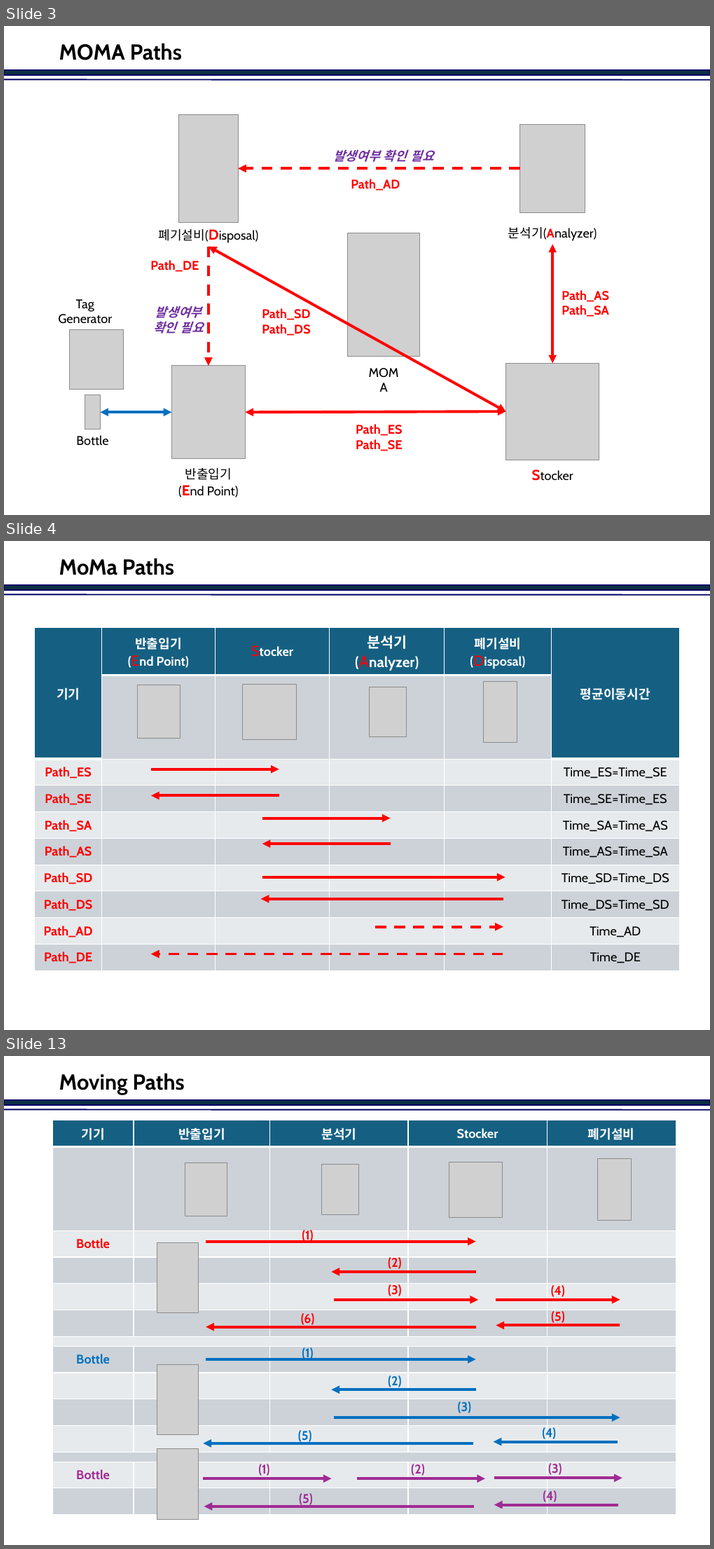
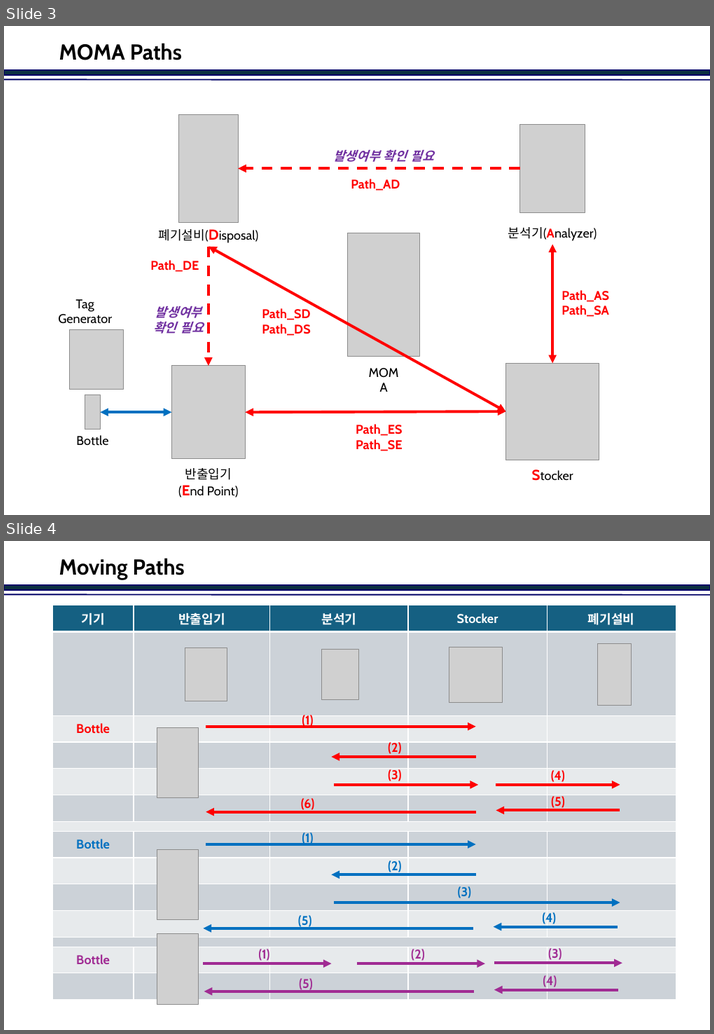
Before and after one commit to jinkabpark/SamickThk_Analysis, a slide deck: 허종원/DDS&Nodes.pptx. Shown one above the other, each under a label of ours: slides 3, 4 and 13 before the commit, slides 3 and 4 after it; the slides between them are not shown. The pictures are 714x1549 and 714x1034 pixels, drawn with LibreOffice and Linux fonts; fonts in the diff are those of the drawing; grey boxes stand for pictures; background and template pictures are left out. Boxes give left, top, right and bottom in pixels: in the first picture for what was removed or moved away, otherwise in the second. Text is boxed around its words. In the diff, an @@ line names an element or a change of style, - is before the commit and + after.

```diff
--- a/허종원/DDS&Nodes.pptx
+++ b/허종원/DDS&Nodes.pptx
@@ slide 4 removed at <box>4,541,710,1030</box>, background #FFFFFF; not listed: 2 template elements that a slide beside it also shows @@
@@ title removed at <box>59,558,174,575</box> @@
-MoMa Paths
@@ table removed at <box>35,628,680,967</box>, 10 rows, 6 columns @@
-기기 | 반출입기 / (End Point) | Stocker | 분석기 (Analyzer) | 폐기설비 (Disposal) | 평균이동시간
- |  |  |  |  | 
-Path_ES |  |  |  |  | Time_ES=Time_SE
-Path_SE |  |  |  |  | Time_SE=Time_ES
-Path_SA |  |  |  |  | Time_SA=Time_AS
-Path_AS |  |  |  |  | Time_AS=Time_SA
-Path_SD |  |  |  |  | Time_SD=Time_DS
-Path_DS |  |  |  |  | Time_DS=Time_SD
-Path_AD |  |  |  |  | Time_AD
-Path_DE |  |  |  |  | Time_DE
@@ picture removed at <box>138,685,180,738</box> @@
@@ picture removed at <box>243,685,296,740</box> @@
@@ picture removed at <box>369,687,406,737</box> @@
@@ picture removed at <box>483,681,516,743</box> @@
@@ arrow removed from (151, 769) to (279, 769) @@
@@ arrow removed from (279, 796) to (151, 796) @@
@@ arrow removed from (262, 818) to (390, 818) @@
@@ arrow removed from (390, 843) to (262, 843) @@
@@ arrow removed from (262, 877) to (505, 877) @@
@@ arrow removed from (504, 899) to (261, 899) @@
@@ arrow removed from (376, 927) to (503, 927) @@
@@ arrow removed from (502, 953) to (151, 953) @@
@@ what was slide 13 is now slide 4 @@
```
Also in this commit, not shown: 2 slides changed, 2 slides added, 8 other slides removed.
